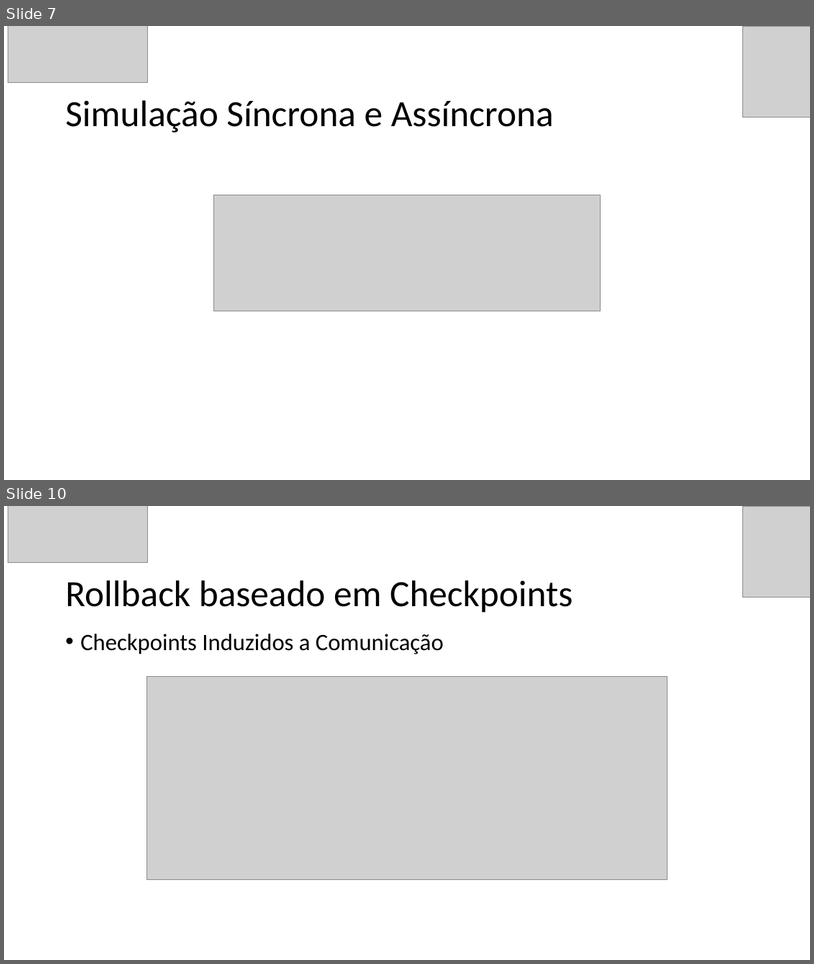
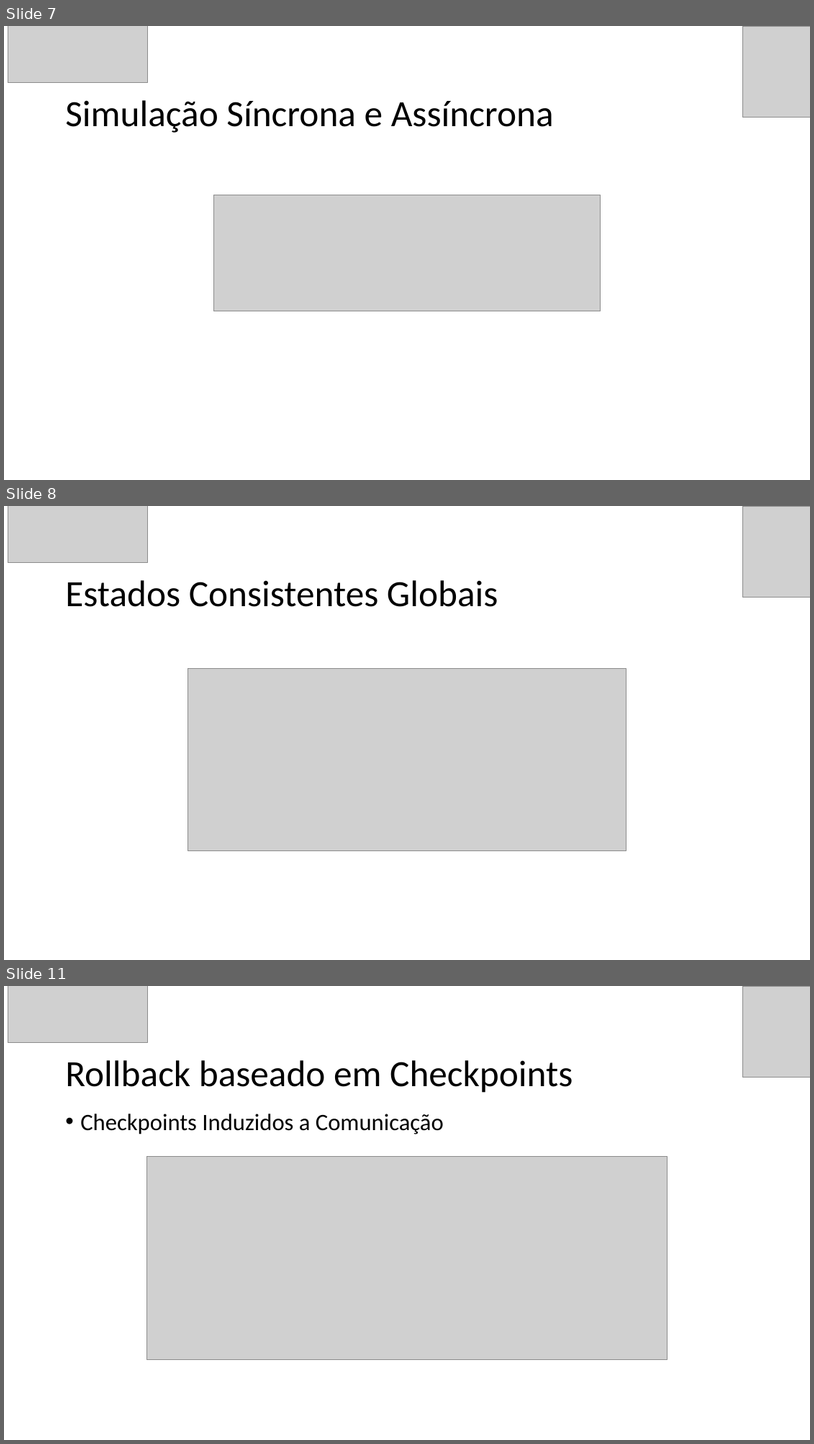
Before and after one commit to GuilhermeBizzani/TCC, a slide deck: Defesa Projeto.pptx. Shown one above the other, each under a label of ours: slides 7 and 10 before the commit, slides 7, 8 and 11 after it; the slides between them are not shown. The pictures are 814x964 and 814x1444 pixels, drawn with LibreOffice and Linux fonts; fonts in the diff are those of the drawing; grey boxes stand for pictures. Boxes give left, top, right and bottom in pixels: in the first picture for what was removed or moved away, otherwise in the second. Text is boxed around its words. In the diff, an @@ line names an element or a change of style, - is before the commit and + after.

```diff
--- a/Defesa Projeto.pptx
+++ b/Defesa Projeto.pptx
@@ slide 8 added at [4, 506, 810, 960], background #FFFFFF @@
@@ picture added at [8, 506, 147, 563] @@
@@ picture added at [743, 506, 810, 597] @@
@@ title added at [65, 580, 498, 607], 44 pt, text #000000 @@
+Estados Consistentes Globais
@@ picture added at [188, 669, 627, 851] @@
@@ what was slide 10 is now slide 11 @@
```
Also in this commit, not shown: 4 slides changed, 1 other slide added, 1 slide removed, 1 other file.
